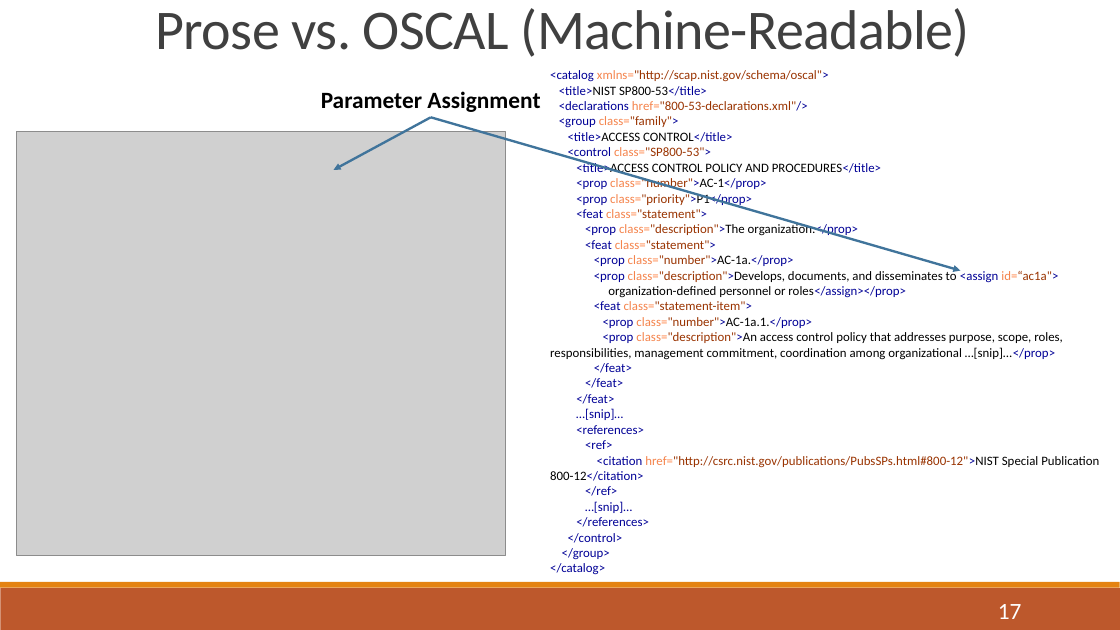
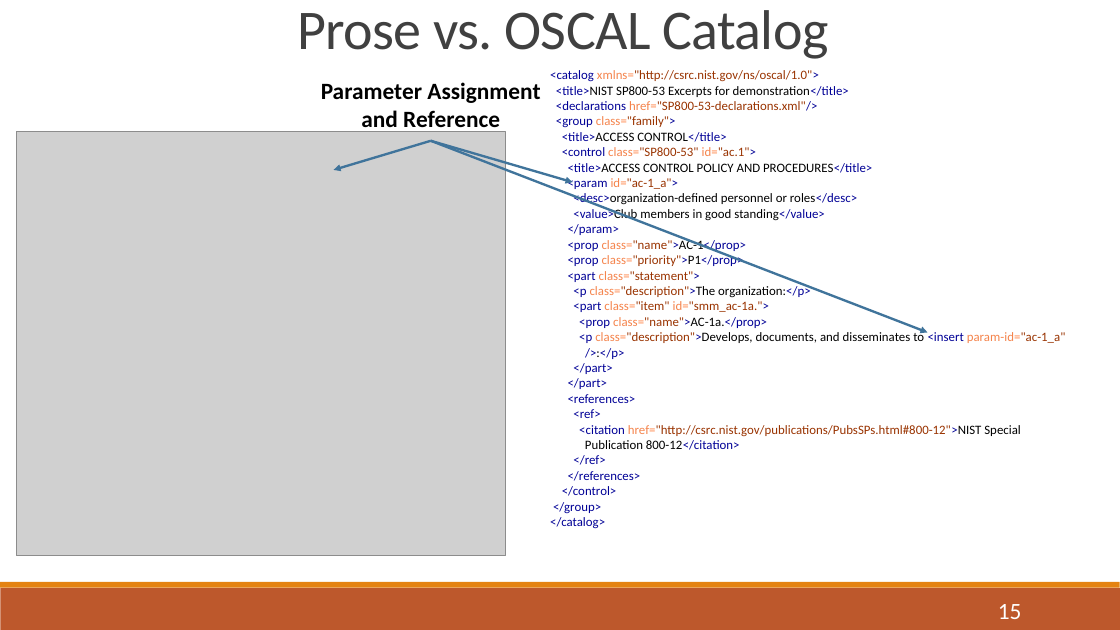
Before and after one commit to usnistgov/OSCAL, a slide deck: slide 15 of docs/presentations/OSCAL Overview 20170810 with draft notes.pptx (slide 17 before the commit). Drawn at 1120x630 pixels with LibreOffice and Linux fonts; fonts in the diff are those of the drawing; grey boxes stand for pictures. Boxes give left, top, right and bottom in pixels: in the first picture for what was removed or moved away, otherwise in the second. Text is boxed around its words. In the diff, an @@ line names an element or a change of style, - is before the commit and + after.

```diff
--- a/docs/presentations/OSCAL Overview 20170810 with draft notes.pptx
+++ b/docs/presentations/OSCAL Overview 20170810 with draft notes.pptx
@@ text at <box>297,10,828,59</box>: text changed @@
-Prose vs. OSCAL (Machine-Readable)
+Prose vs. OSCAL Catalog
@@ text "Parameter Assignment": place and size @@
-text "Parameter Assignment" at <box>321,91,540,112</box>
+text "Parameter Assignment" at <box>321,82,540,134</box>
@@ text at <box>550,70,1066,529</box>: text changed @@
-<catalog xmlns="http://scap.nist.gov/schema/oscal">
-<title>NIST SP800-53</title>
-<declarations href="800-53-declarations.xml"/>
-<group class="family">
-<title>ACCESS CONTROL</title>
-<control class="SP800-53">
-<title>ACCESS CONTROL POLICY AND PROCEDURES</title>
-<prop class="number">AC-1</prop>
-<prop class="priority">P1</prop>
-<feat class="statement">
-<prop class="description">The organization:</prop>
-<feat class="statement">
-<prop class="number">AC-1a.</prop>
-<prop class="description">Develops, documents, and disseminates to <assign id=“ac1a">
-organization-defined personnel or roles</assign></prop>
-<feat class="statement-item">
-<prop class="number">AC-1a.1.</prop>
-<prop class="description">An access control policy that addresses purpose, scope, roles, responsibilities, management commitment, coordination among organizational …[snip]…</prop>
-</feat>
-</feat>
-</feat>
-…[snip]…
-<references>
-<ref>
-<citation href="http://csrc.nist.gov/publications/PubsSPs.html#800-12">NIST Special Publication 800-12</citation>
-</ref>
-…[snip]…
-</references>
-</control>
-</group>
-</catalog>
+<catalog xmlns="http://csrc.nist.gov/ns/oscal/1.0">
+<title>NIST SP800-53 Excerpts for demonstration</title>
+<declarations href="SP800-53-declarations.xml"/>
+<group class="family">
+<title>ACCESS CONTROL</title>
+<control class="SP800-53" id="ac.1">
+<title>ACCESS CONTROL POLICY AND PROCEDURES</title>
+<param id="ac-1_a">
+<desc>organization-defined personnel or roles</desc>
+<value>Club members in good standing</value>
+</param>
+<prop class="name">AC-1</prop>
+<prop class="priority">P1</prop>
+<part class="statement">
+<p class="description">The organization:</p>
+<part class="item" id="smm_ac-1a.">
+<prop class="name">AC-1a.</prop>
+<p class="description">Develops, documents, and disseminates to <insert param-id="ac-1_a"
+/>:</p>
+</part>
+</part>
+<references>
+<ref>
+<citation href="http://csrc.nist.gov/publications/PubsSPs.html#800-12">NIST Special
+Publication 800-12</citation>
+</ref>
+</references>
+</control>
+</group>
+</catalog>
@@ text at <box>361,110,500,134</box>: paragraph added @@
+and Reference
@@ arrow moved from (431, 118) - (334, 170) to (431, 141) - (334, 170) @@
@@ arrow moved from (431, 118) - (960, 271) to (431, 141) - (928, 333) @@
@@ arrow added from (431, 141) to (573, 182), #40749B 2 pt @@
@@ page number at <box>998,604,1022,619</box>: text changed @@
-17
+15
```
Also in this commit, not shown: 13 other slides changed, 4 slides added, 1 other file.
